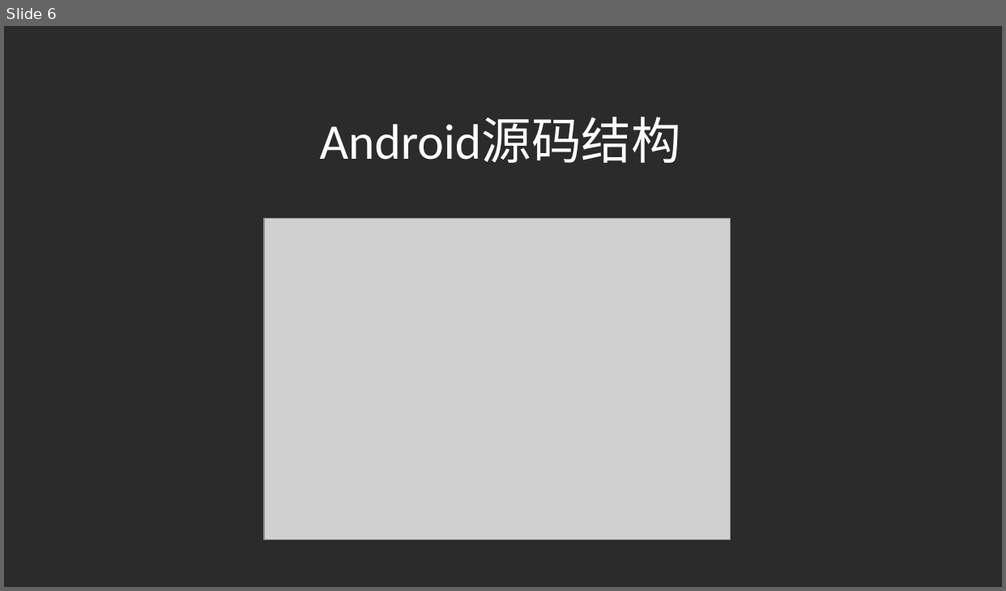
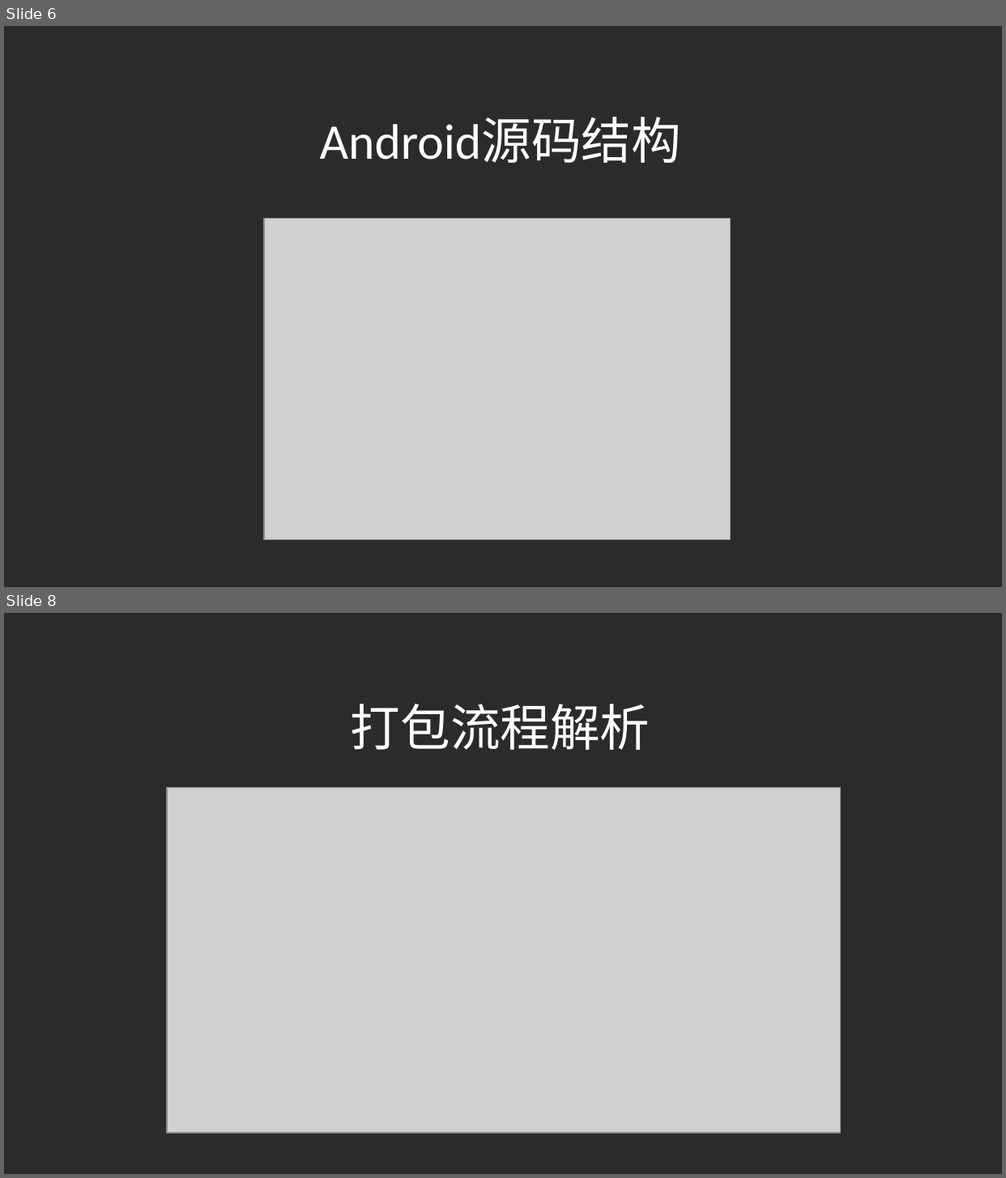
Before and after one commit to liuchangfa/workplace, a slide deck: training/Source/Source.ppt. Shown one above the other, each under a label of ours: slide 6 before the commit, slides 6 and 8 after it; the slides between them are not shown. The pictures are 1006x591 and 1006x1178 pixels, drawn with LibreOffice and Linux fonts; fonts in the diff are those of the drawing; grey boxes stand for pictures; background and template pictures are left out; a plain dark background stands for a picture behind light text. Boxes give left, top, right and bottom in pixels: in the first picture for what was removed or moved away, otherwise in the second. Text is boxed around its words. In the diff, an @@ line names an element or a change of style, - is before the commit and + after.

```diff
--- a/training/Source/Source.ppt
+++ b/training/Source/Source.ppt
@@ slide 8 added at [4,613,1002,1174], background picture (left out) @@
@@ text added at [351,704,650,750], 32 pt, text #FFFFFF @@
+打包流程解析
@@ picture added at [167,788,840,1134] @@
```
Also in this commit, not shown: 1 slide changed, 5 other slides added, 16 slides removed, 6 other files.
